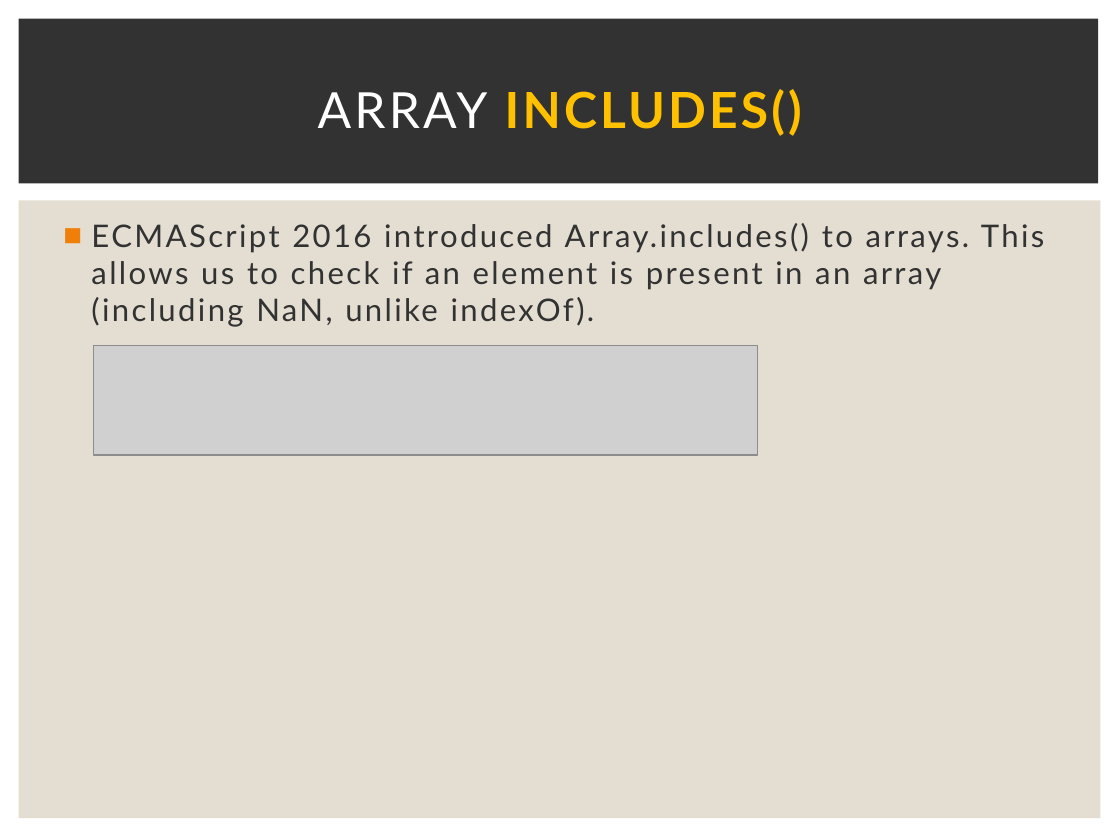
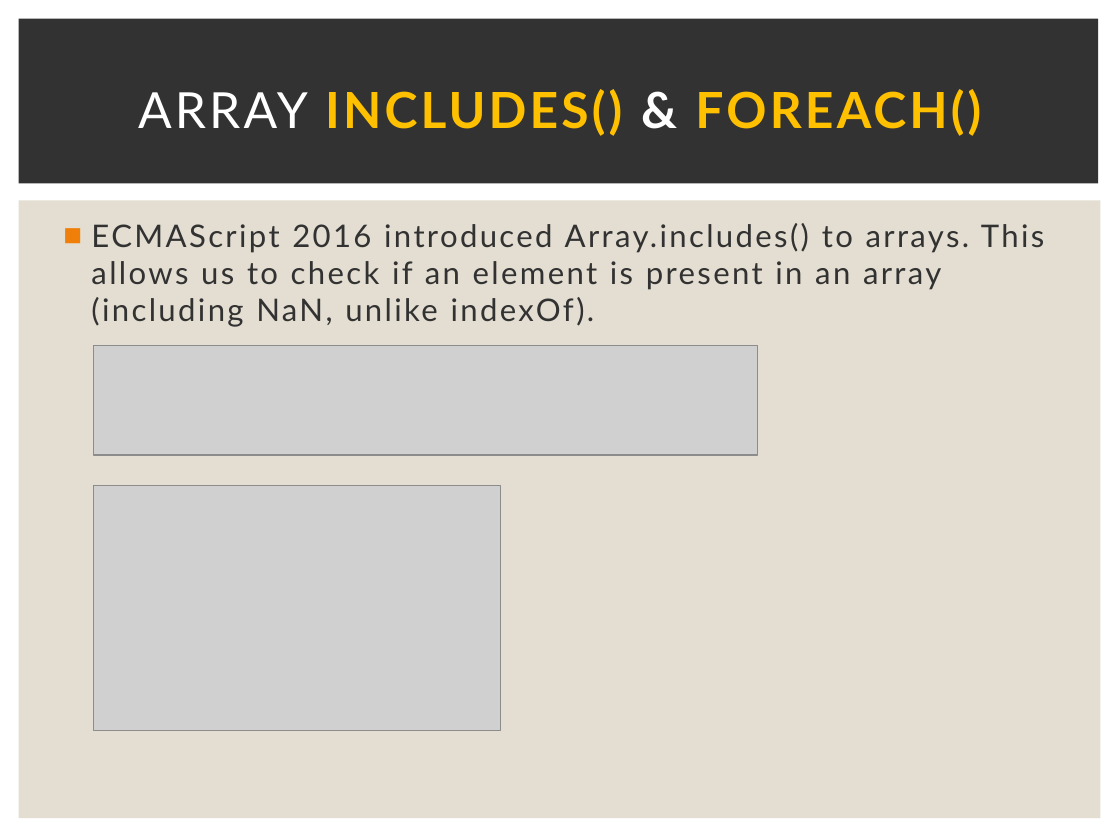
Before and after one commit to Karamihova/Fundamentals-JS, a slide deck: slide 79 of Programming Prep.pptx. Drawn at 1120x840 pixels with LibreOffice and Linux fonts; fonts in the diff are those of the drawing; grey boxes stand for pictures. Boxes give left, top, right and bottom in pixels: in the first picture for what was removed or moved away, otherwise in the second. Text is boxed around its words. In the diff, an @@ line names an element or a change of style, - is before the commit and + after.

Commit message:
Exercise Arrays Methods

```diff
--- a/Programming Prep.pptx
+++ b/Programming Prep.pptx
@@ title at box(138, 89, 981, 136): text changed @@
-ARRAY INCLUDES()
+ARRAY INCLUDES() & FOREACH()
@@ picture added at box(93, 485, 501, 730) @@
```
Also in this commit, not shown: 1 slide added, 6 other files.
